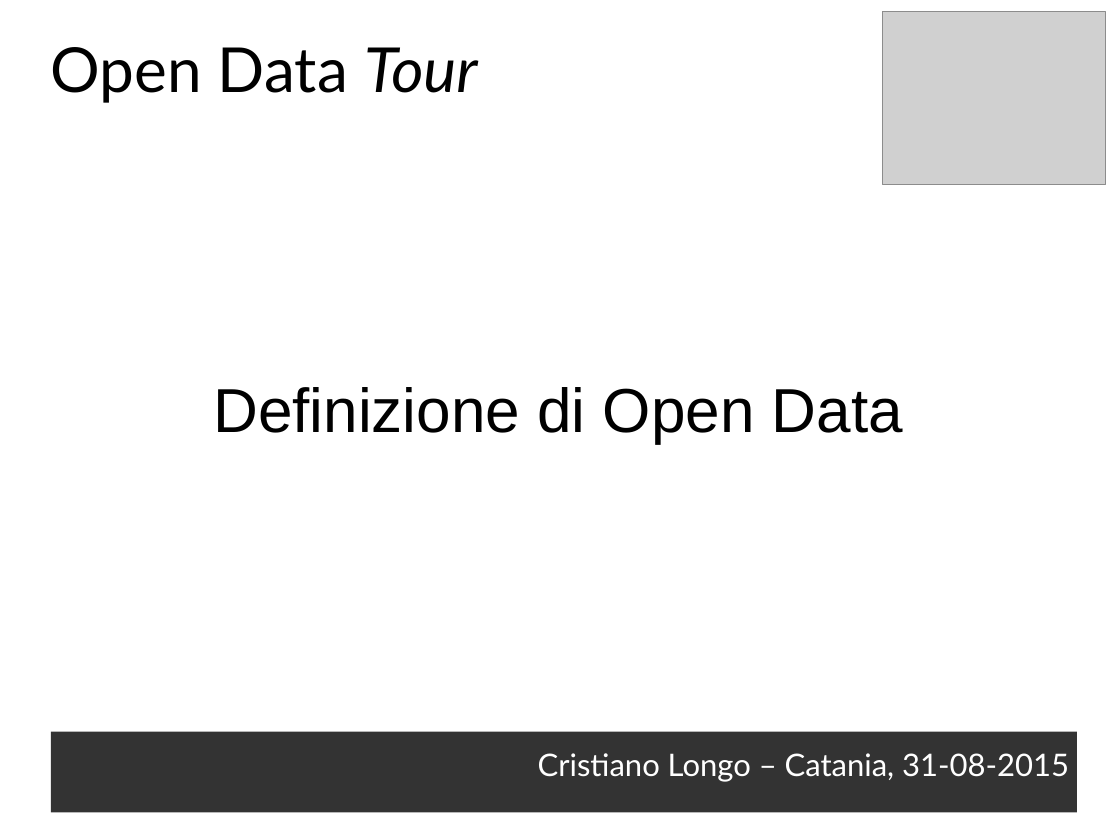
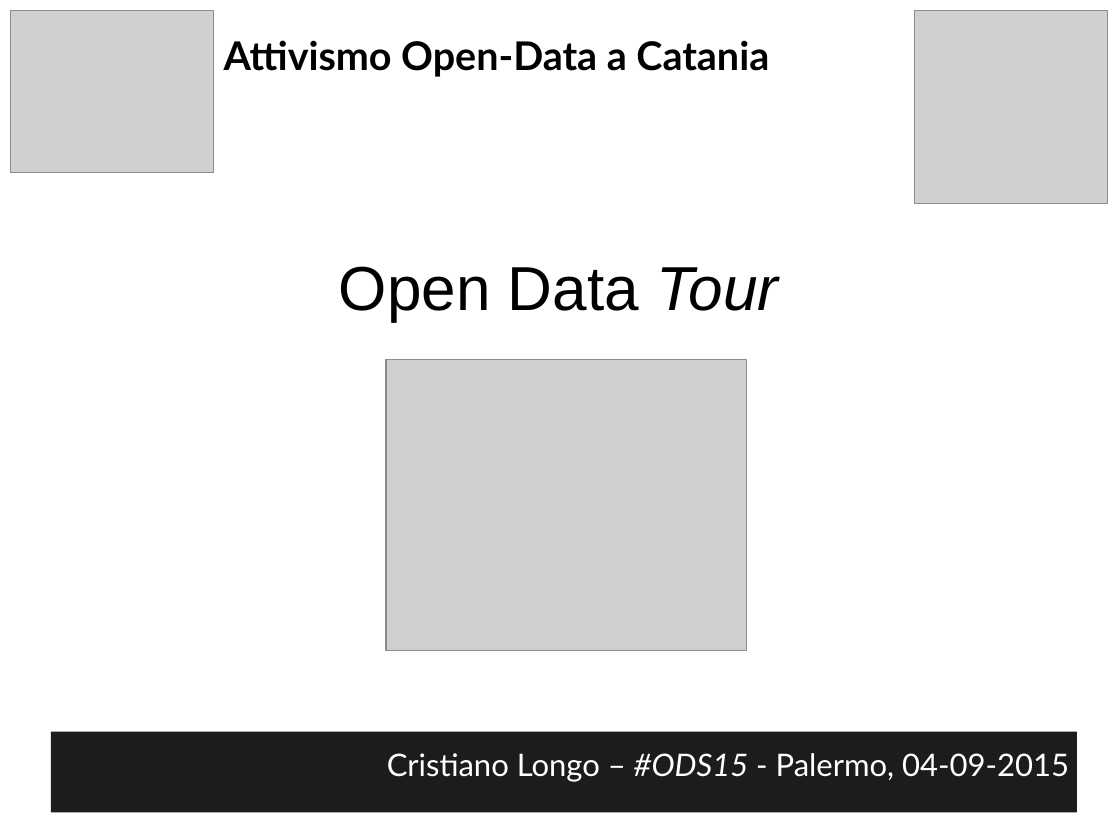
Before and after one commit to opendatahacklab/opendatahacklab.github.io, a slide deck: slide 44 of events/odt_ods15.odp (slide 13 before the commit). Drawn at 1120x840 pixels with LibreOffice and Linux fonts; fonts in the diff are those of the drawing; grey boxes stand for pictures. Boxes give left, top, right and bottom in pixels: in the first picture for what was removed or moved away, otherwise in the second. Text is boxed around its words. In the diff, an @@ line names an element or a change of style, - is before the commit and + after.

```diff
--- a/events/odt_ods15.odp
+++ b/events/odt_ods15.odp
@@ picture added at <box>10,10,213,173</box> @@
@@ picture: place and size @@
-picture at <box>883,12,1107,185</box>
+picture at <box>915,10,1108,203</box>
@@ text at <box>224,40,769,77</box>: text changed; size 44 to 28 pt; bold on @@
-Open Data Tour
+Attivismo Open-Data a Catania
@@ text at <box>339,266,779,322</box>: text changed @@
-Definizione di Open Data
+Open Data Tour
@@ picture added at <box>386,359,747,650</box> @@
@@ text "Cristiano Longo – #ODS15 - ..." at <box>51,732,1077,812</box>: fill #333333 to #1C1C1C @@
@@ text at <box>387,753,1069,782</box>: text changed @@
-Cristiano Longo – Catania, 31-08-2015
+Cristiano Longo – #ODS15 - Palermo, 04-09-2015
```
Also in this commit, not shown: 2 other slides changed, 45 slides added, 73 slides removed.
